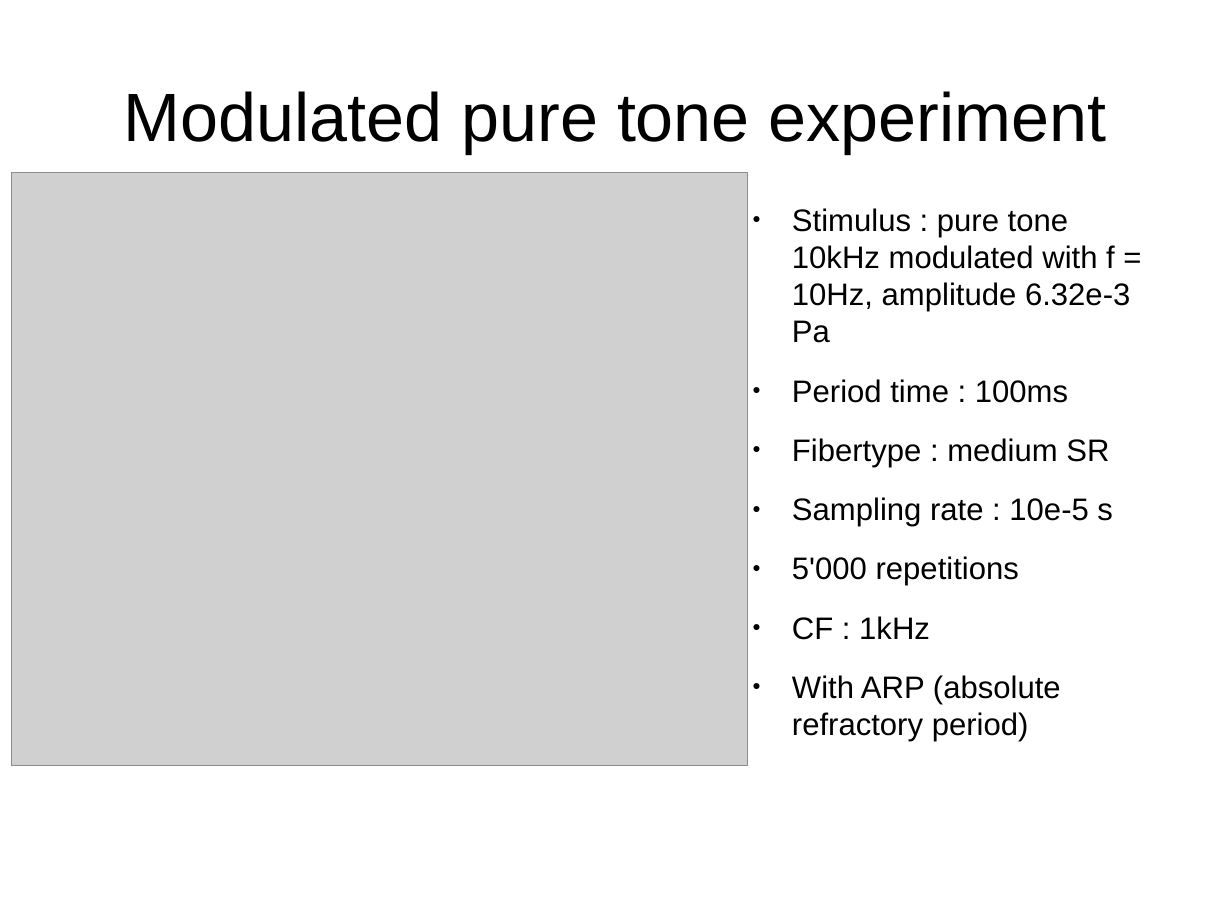
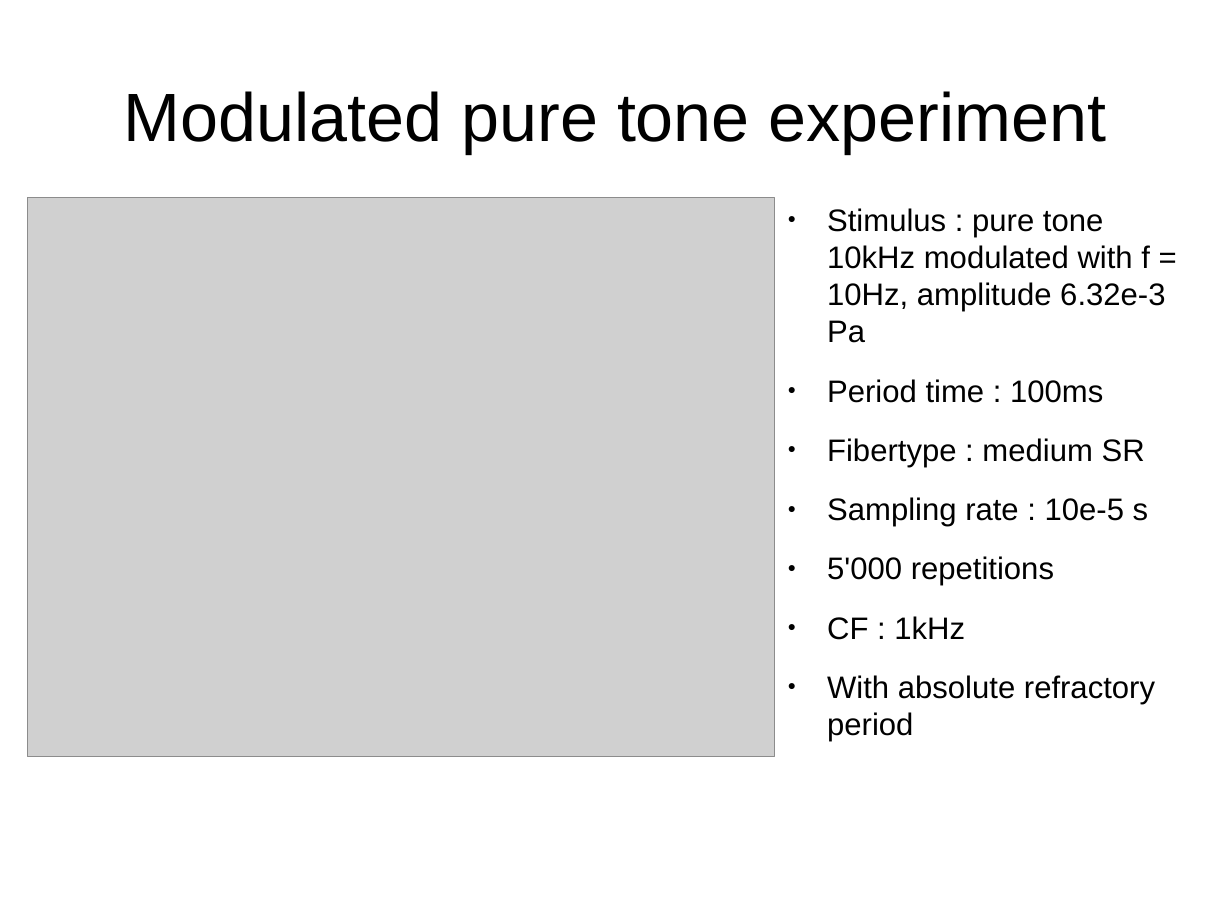
Before and after one commit to MaelleC/auditory-things, a slide deck: slide 11 of presentation/pres1.odp (slide 12 before the commit). Drawn at 1232x924 pixels with LibreOffice and Linux fonts; fonts in the diff are those of the drawing; grey boxes stand for pictures. Boxes give left, top, right and bottom in pixels: in the first picture for what was removed or moved away, otherwise in the second. Text is boxed around its words. In the diff, an @@ line names an element or a change of style, - is before the commit and + after.

```diff
--- a/presentation/pres1.odp
+++ b/presentation/pres1.odp
@@ picture: place and size @@
-picture at (11, 172, 748, 766)
+picture at (28, 198, 775, 757)
@@ text "Stimulus : pure tone 10kHz ...": place and size @@
-text "Stimulus : pure tone 10kHz ..." at (792, 208, 1130, 742)
+text "Stimulus : pure tone 10kHz ..." at (827, 208, 1165, 742)
@@ text at (827, 675, 1155, 742): text changed @@
-● With ARP (absolute refractory period)
+● With absolute refractory period
```
Also in this commit, not shown: 9 other slides changed, 1 slide removed, 8 other files.
